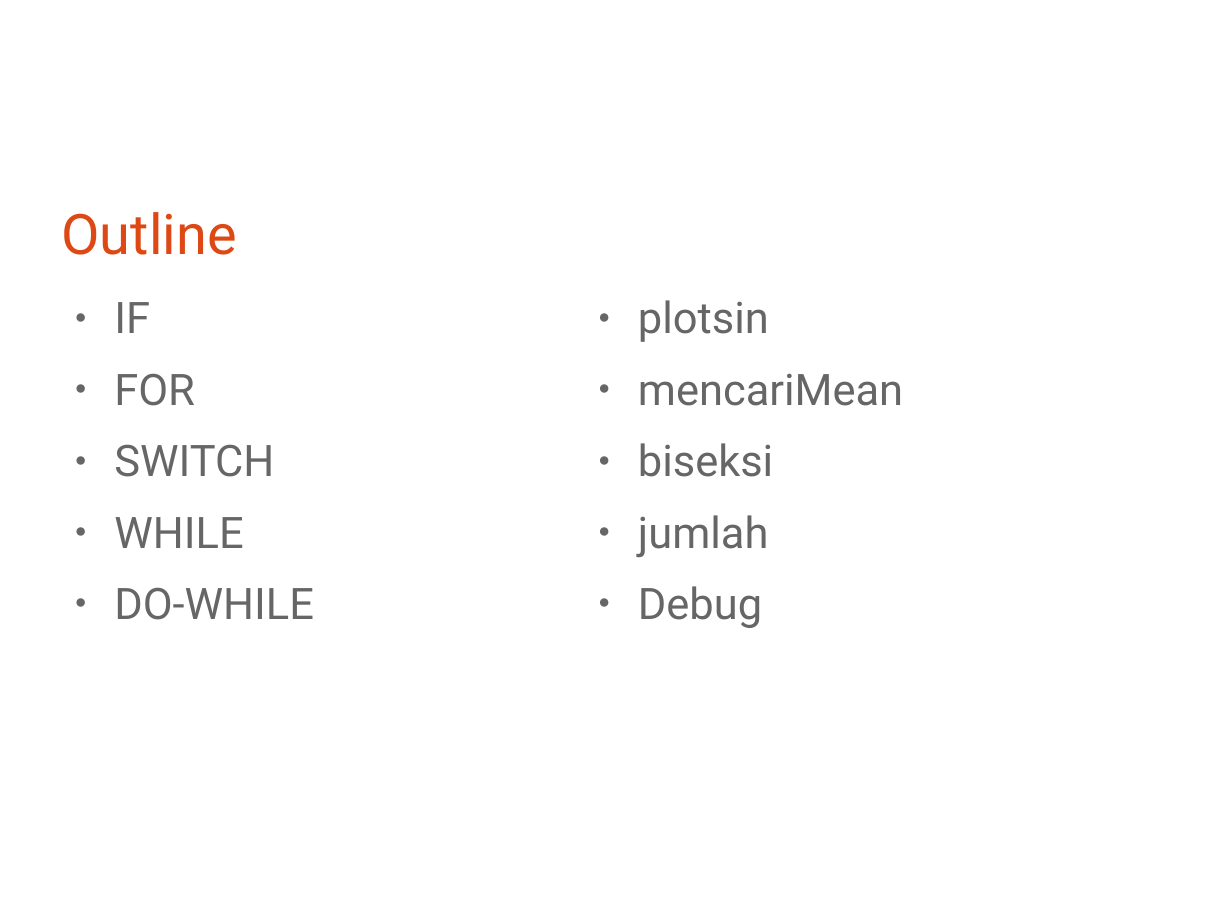
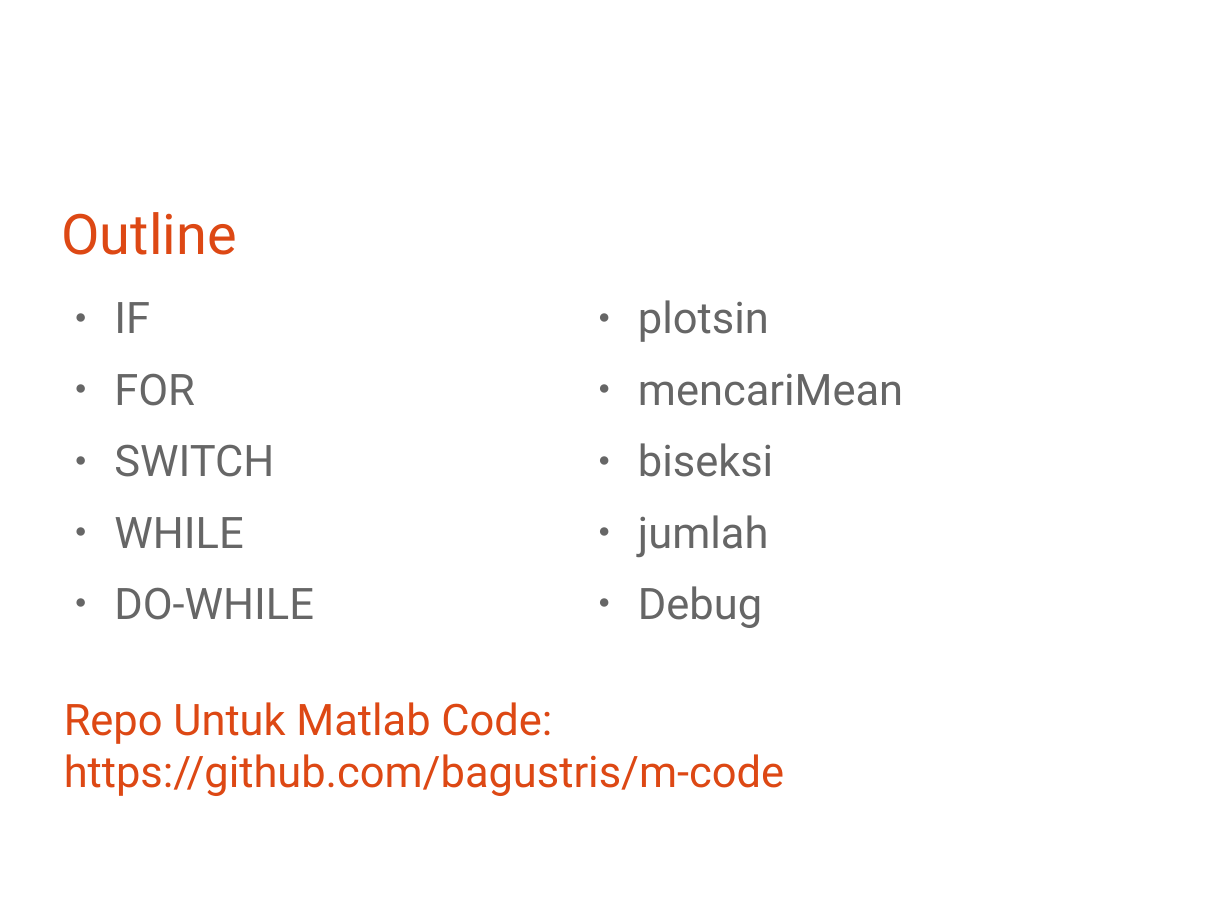
Before and after one commit to bagustris/prokom-tf, a slide deck: slide 2 of slide/matlab.odp. Drawn at 1232x924 pixels with LibreOffice and Linux fonts; fonts in the diff are those of the drawing. Boxes give left, top, right and bottom in pixels: in the first picture for what was removed or moved away, otherwise in the second. Text is boxed around its words. In the diff, an @@ line names an element or a change of style, - is before the commit and + after.

Commit message:
mod matlab

```diff
--- a/slide/matlab.odp
+++ b/slide/matlab.odp
@@ text added at (x1=64, y1=702, x2=784, y2=796), 28 pt, text #DD4814 @@
+Repo Untuk Matlab Code:
+https://github.com/bagustris/m-code
```
Also in this commit, not shown: 3 other slides changed, 1 other file.
